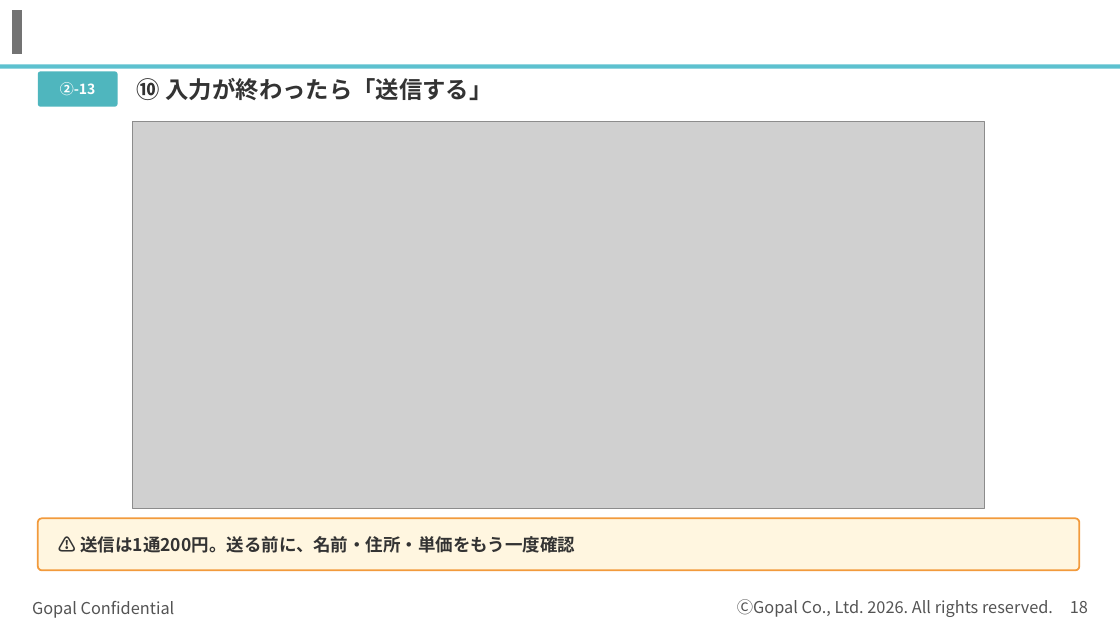
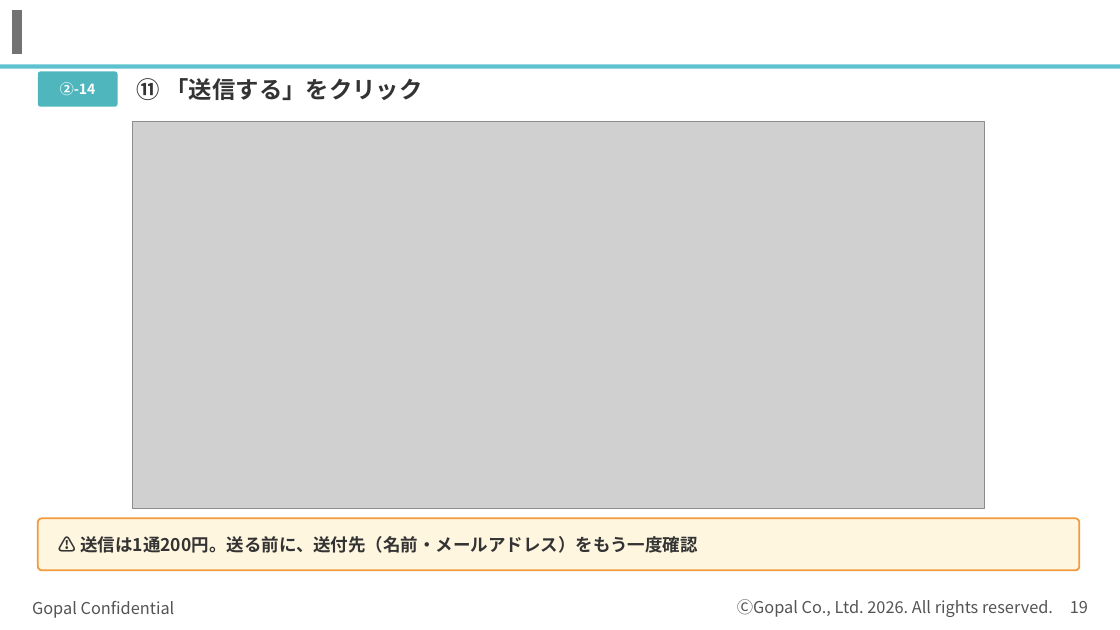
Before and after one commit to kagayugopal-eng/tamu, a slide deck: slide 19 of out/登録の流れ_書類準備まで.pptx (slide 18 before the commit). Drawn at 1120x630 pixels with LibreOffice and Linux fonts; fonts in the diff are those of the drawing; grey boxes stand for pictures; background and template pictures are left out. Boxes give left, top, right and bottom in pixels: in the first picture for what was removed or moved away, otherwise in the second. Text is boxed around its words. In the diff, an @@ line names an element or a change of style, - is before the commit and + after.

```diff
--- a/out/登録の流れ_書類準備まで.pptx
+++ b/out/登録の流れ_書類準備まで.pptx
@@ text at <box>60,82,96,96</box>: text changed @@
-②-13
+②-14
@@ text at <box>137,78,423,100</box>: text changed @@
-⑩ 入力が終わったら「送信する」
+⑪ 「送信する」をクリック
@@ text at <box>80,536,698,553</box>: text changed @@
-⚠ 送信は1通200円。送る前に、名前・住所・単価をもう一度確認
+⚠ 送信は1通200円。送る前に、送付先（名前・メールアドレス）をもう一度確認
@@ page number at <box>1070,601,1088,613</box>: text changed @@
-18
+19
```
Also in this commit, not shown: 3 other slides changed, 4 slides added, 3 slides removed.
